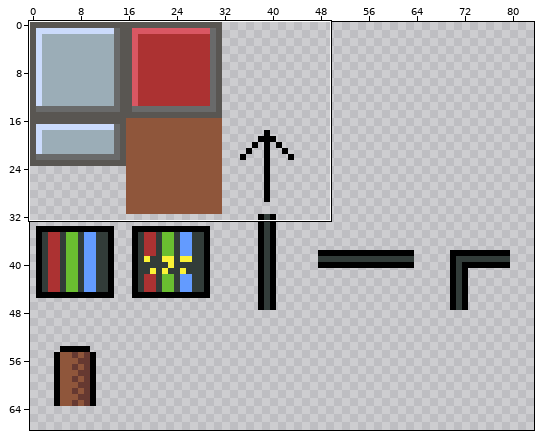
Two versions of one pixel-art file, src/level/level.aseprite. Above, an overview of the earlier version with the close-up marked.
Close-up. Old version:
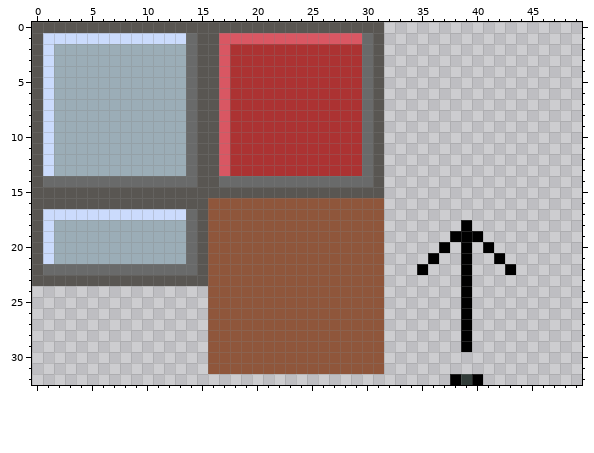
256x256 pixels, 1 frame. Shown: x 0..49, y 0..32. The wide view leaves out empty margins.
The result:
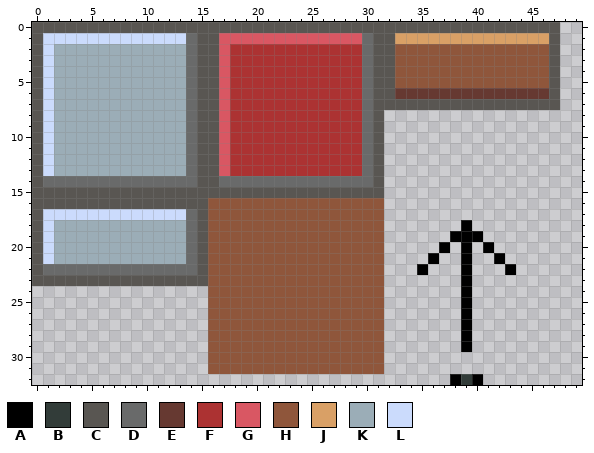
Palette (. is transparent): A #000000  B #323c39  C #595652  D #696a6a  E #663931  F #ac3232  G #d95763  H #8f563b  J #d9a066  K #9badb7  L #cbdbfc
The edit:
y 0: x 32..47 ................ -> CCCCCCCCCCCCCCCC
y 1: x 32..47 ................ -> CJJJJJJJJJJJJJJC
y 2..5: x 32..47 ................ -> CHHHHHHHHHHHHHHC
y 6: x 32..47 ................ -> CEEEEEEEEEEEEEEC
y 7: x 32..47 ................ -> CCCCCCCCCCCCCCCC
Where, in picture pixels (left, top, right, bottom), the same in both close-ups:
added: (384, 22, 560, 110)
